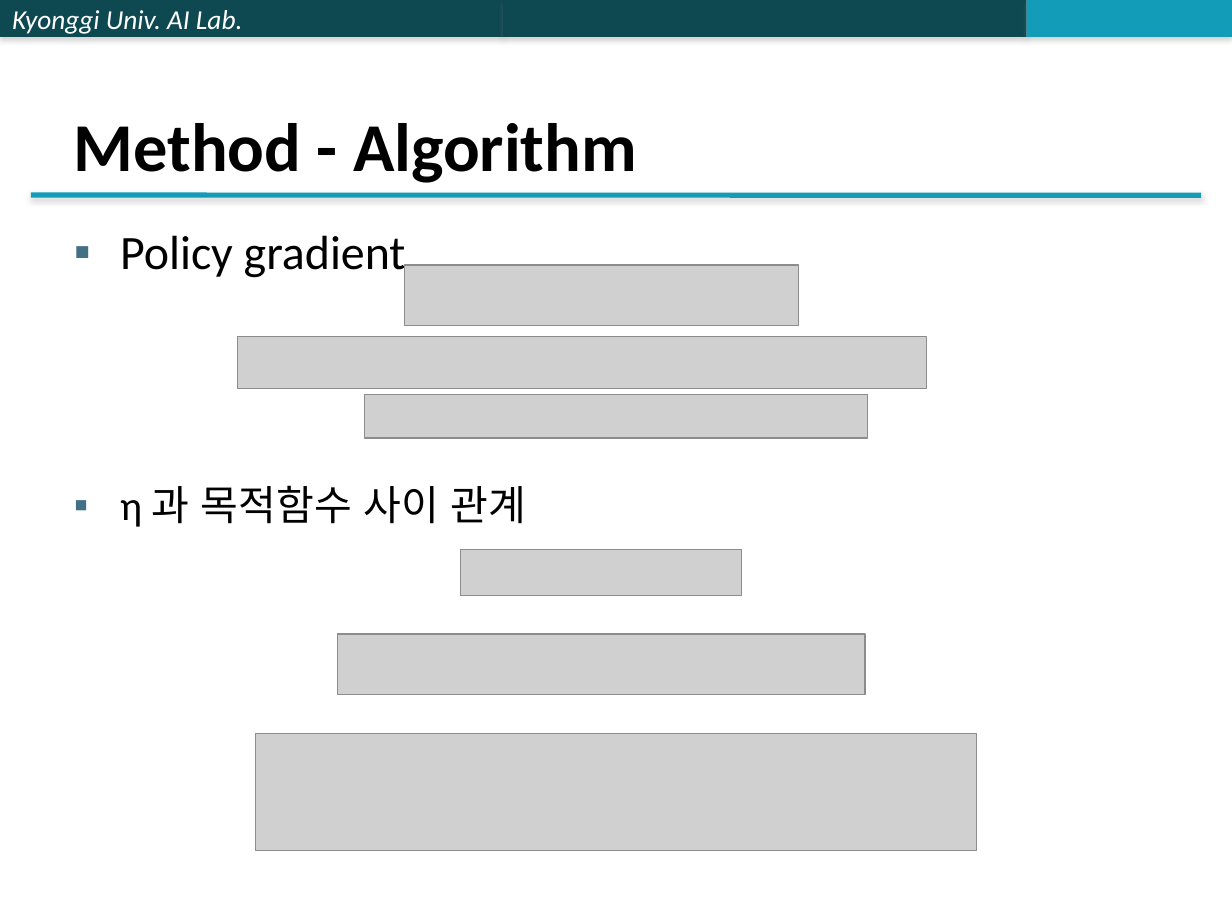
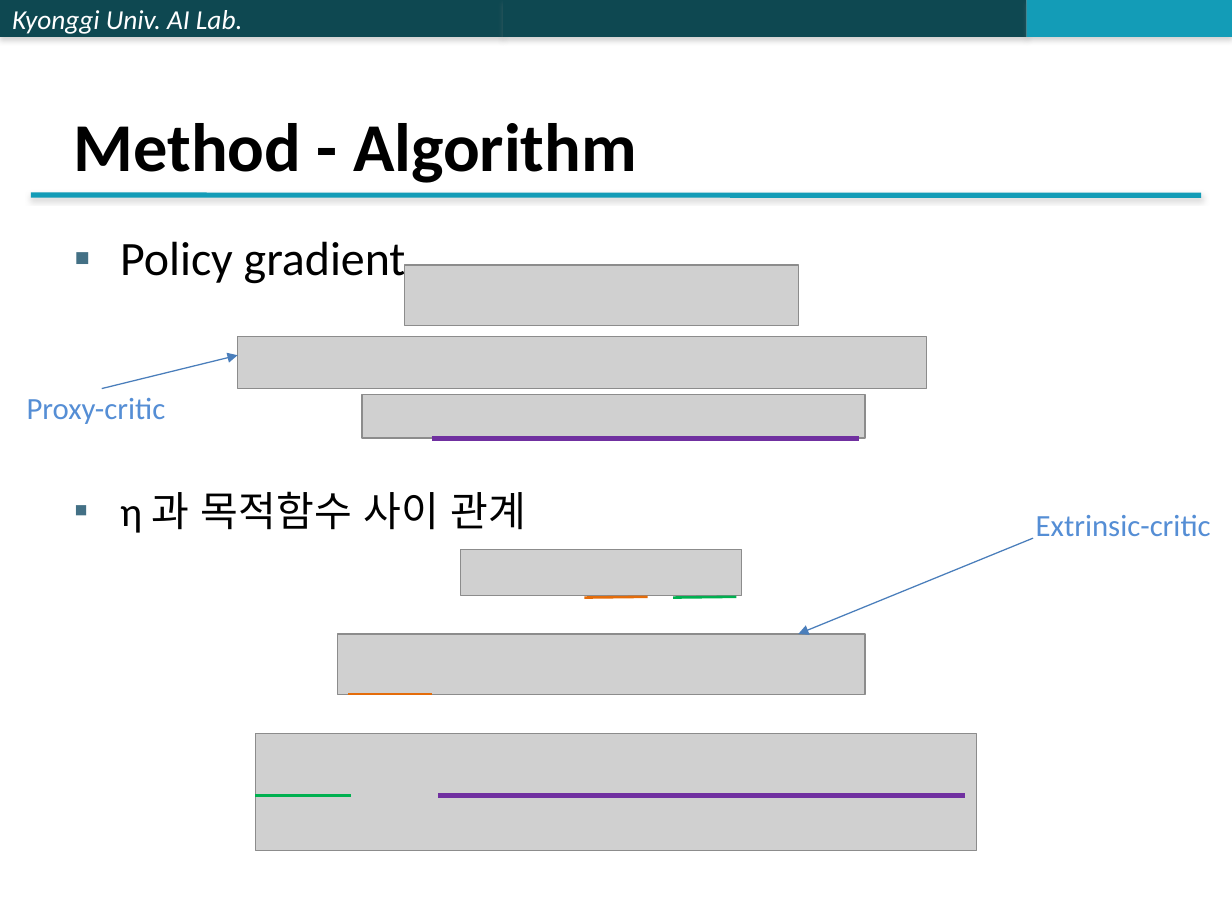
Before and after one commit to jk96491/PapersSeminar, a slide deck: slide 8 of Multi_Agent/PPTX/Learning Individual Intrinsic Reward in Multi-Agent Reinforcement Learning.pptx. Drawn at 1232x924 pixels with LibreOffice and Linux fonts; fonts in the diff are those of the drawing; grey boxes stand for pictures. Boxes give left, top, right and bottom in pixels: in the first picture for what was removed or moved away, otherwise in the second. Text is boxed around its words. In the diff, an @@ line names an element or a change of style, - is before the commit and + after.

```diff
--- a/Multi_Agent/PPTX/Learning Individual Intrinsic Reward in Multi-Agent Reinforcement Learning.pptx
+++ b/Multi_Agent/PPTX/Learning Individual Intrinsic Reward in Multi-Agent Reinforcement Learning.pptx
@@ text "Policy gradient": place and size @@
-text "Policy gradient" at bbox=[120, 235, 526, 527]
+text "Policy gradient" at bbox=[120, 241, 526, 533]
@@ arrow added from (102, 388) to (238, 355), #4B7EBC 0.75 pt @@
@@ text added at bbox=[27, 398, 166, 424], 18 pt, text #558ED5 @@
+Proxy-critic
@@ line added from (431, 439) to (859, 439), #7030A0 3 pt @@
@@ arrow added from (1034, 538) to (798, 634), #4B7EBC 0.75 pt @@
@@ text added at bbox=[1036, 515, 1211, 536], 18 pt, text #558ED5 @@
+Extrinsic-critic
@@ line added from (584, 598) to (648, 596), #E46C0A 1.5 pt @@
@@ line added from (673, 598) to (737, 596), #00B050 1.5 pt @@
@@ line added from (349, 694) to (431, 694), #E46C0A 1.5 pt @@
@@ line added from (255, 796) to (351, 796), #00B050 1.5 pt @@
@@ line added from (439, 796) to (965, 796), #7030A0 3 pt @@
```
Also in this commit, not shown: 3 other slides changed.
